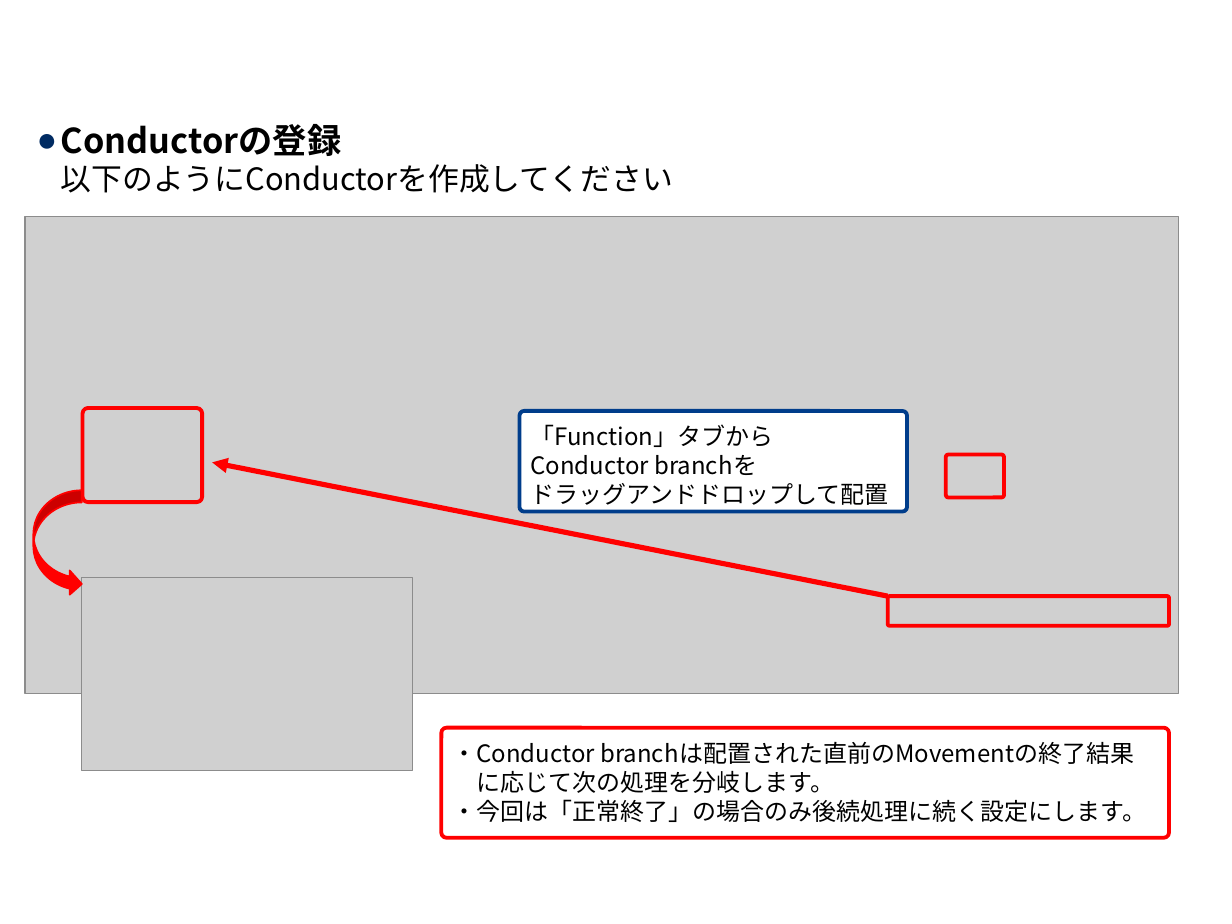
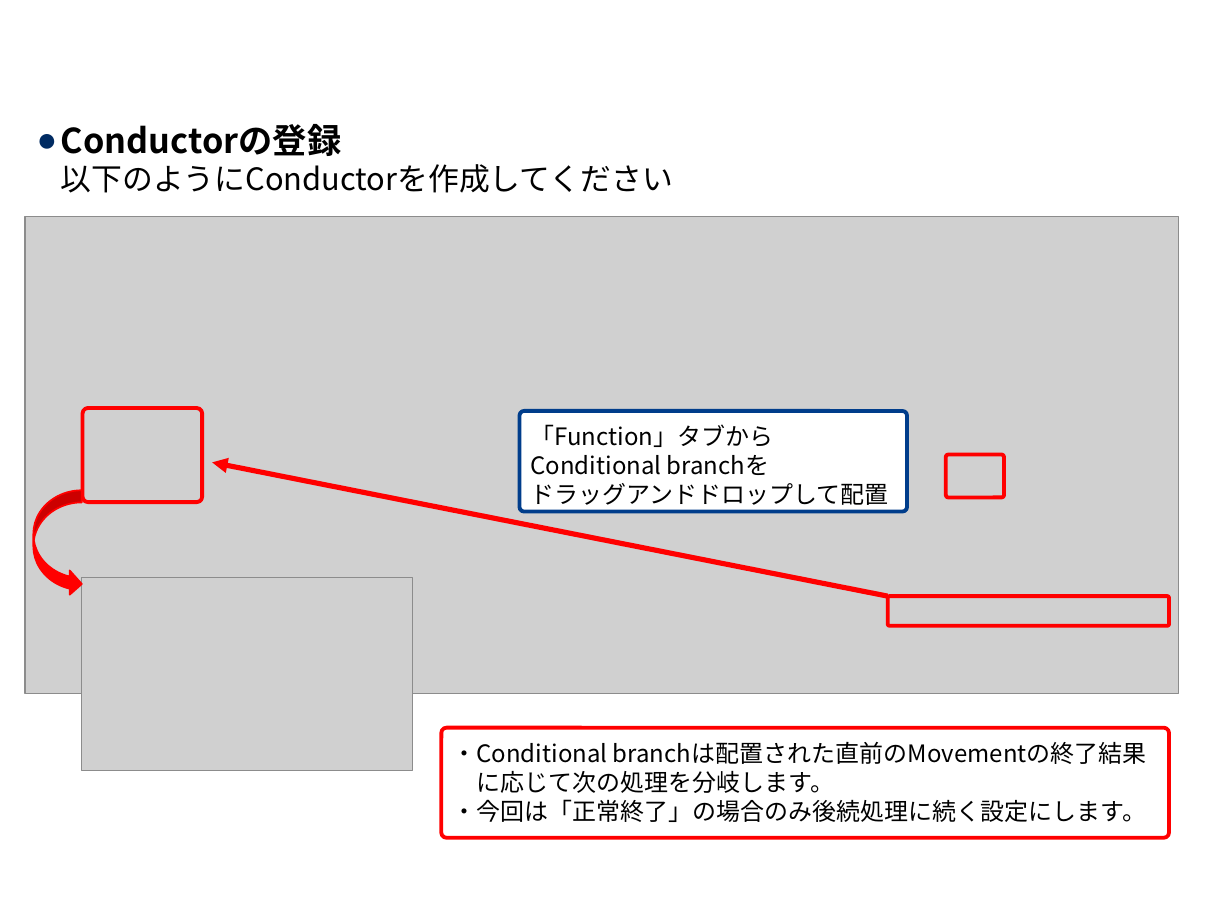
Before and after one commit to exastro-suite/it-automation-docs, a slide deck: slide 25 of asset/Learn_ja/ITA-Conductor_practice_ja.pptx. Drawn at 1232x924 pixels with LibreOffice and Linux fonts; fonts in the diff are those of the drawing; grey boxes stand for pictures; background and template pictures are left out. Boxes give left, top, right and bottom in pixels: in the first picture for what was removed or moved away, otherwise in the second. Text is boxed around its words. In the diff, an @@ line names an element or a change of style, - is before the commit and + after.

```diff
--- a/asset/Learn_ja/ITA-Conductor_practice_ja.pptx
+++ b/asset/Learn_ja/ITA-Conductor_practice_ja.pptx
@@ text in rounded rectangle at (531,424,889,510): text changed @@
-「Function」タブから
-Conductor branchを
-ドラッグアンドドロップして配置
+「Function」タブから
+Conditional branchを
+ドラッグアンドドロップして配置
@@ text in rounded rectangle at (453,742,1147,764): text changed @@
-・Conductor branchは配置された直前のMovementの終了結果
+・Conditional branchは配置された直前のMovementの終了結果
```
Also in this commit, not shown: 5 other slides changed, 1 other file.
